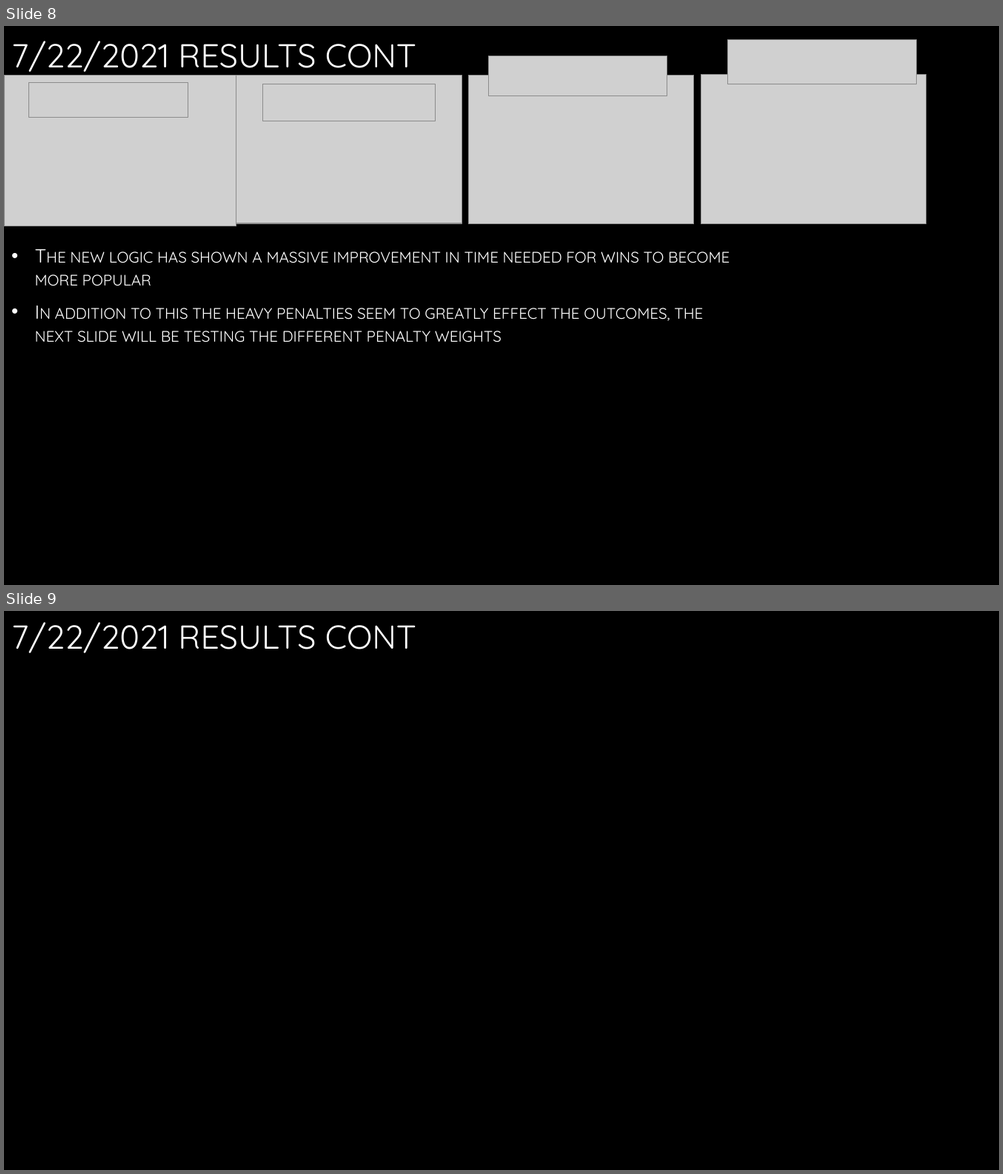
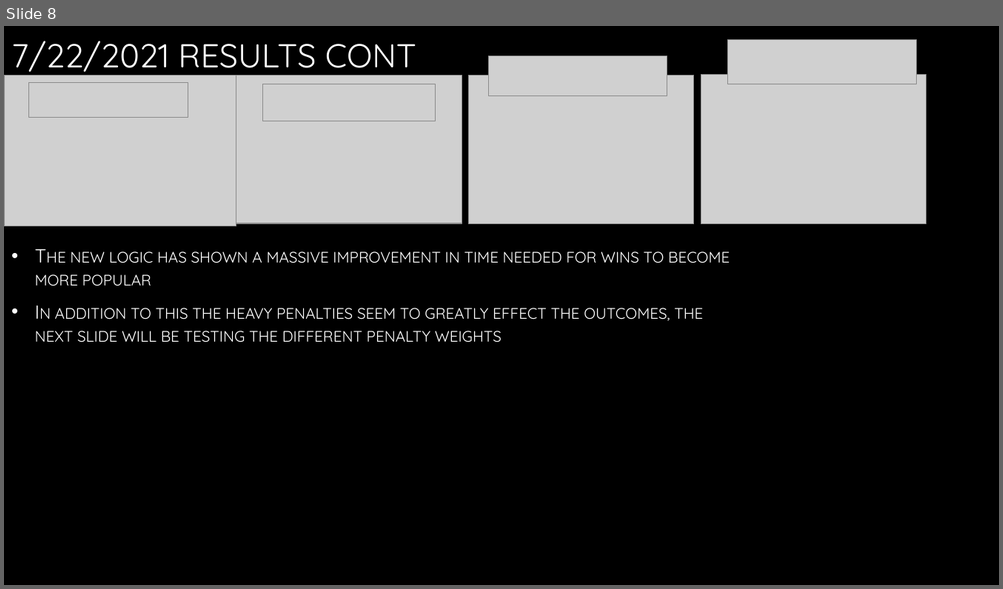
Before and after one commit to kch34/summer_2021, a slide deck: Reinforcement Learning/experiments.pptx. Shown one above the other, each under a label of ours: slides 8 and 9 before the commit, slide 8 after it. The pictures are 1003x1174 and 1003x589 pixels, drawn with LibreOffice and Linux fonts; fonts in the diff are those of the drawing; grey boxes stand for pictures; background and template pictures are left out. Boxes give left, top, right and bottom in pixels: in the first picture for what was removed or moved away, otherwise in the second. Text is boxed around its words. In the diff, an @@ line names an element or a change of style, - is before the commit and + after.

```diff
--- a/Reinforcement Learning/experiments.pptx
+++ b/Reinforcement Learning/experiments.pptx
@@ slide 9 removed at bbox=[4, 611, 999, 1170], background picture (left out) @@
@@ title removed at bbox=[11, 622, 416, 653] @@
-7/22/2021 RESULTS CONT
```
Also in this commit, not shown: 3 slides changed, 2 slides added, 1 other file.
